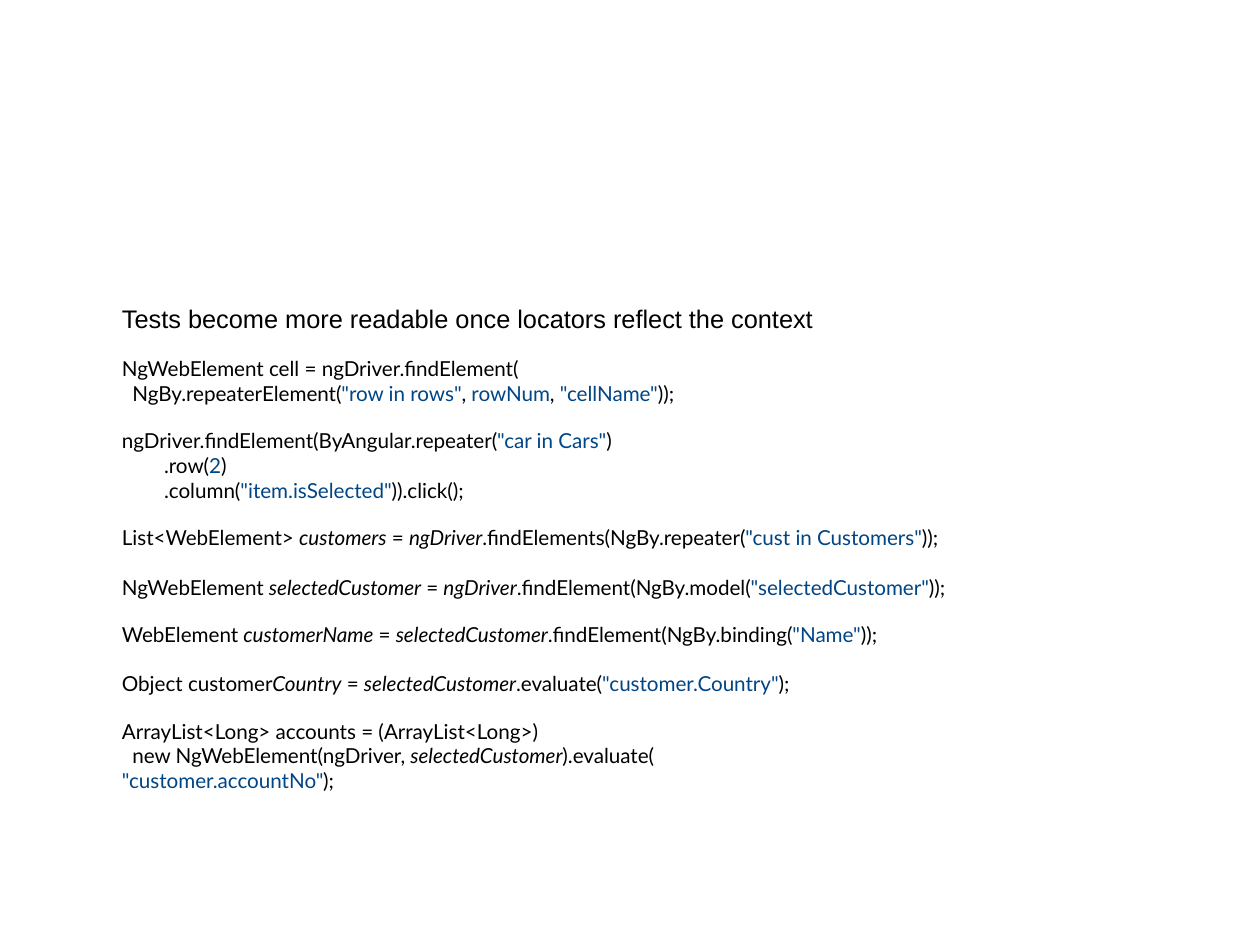
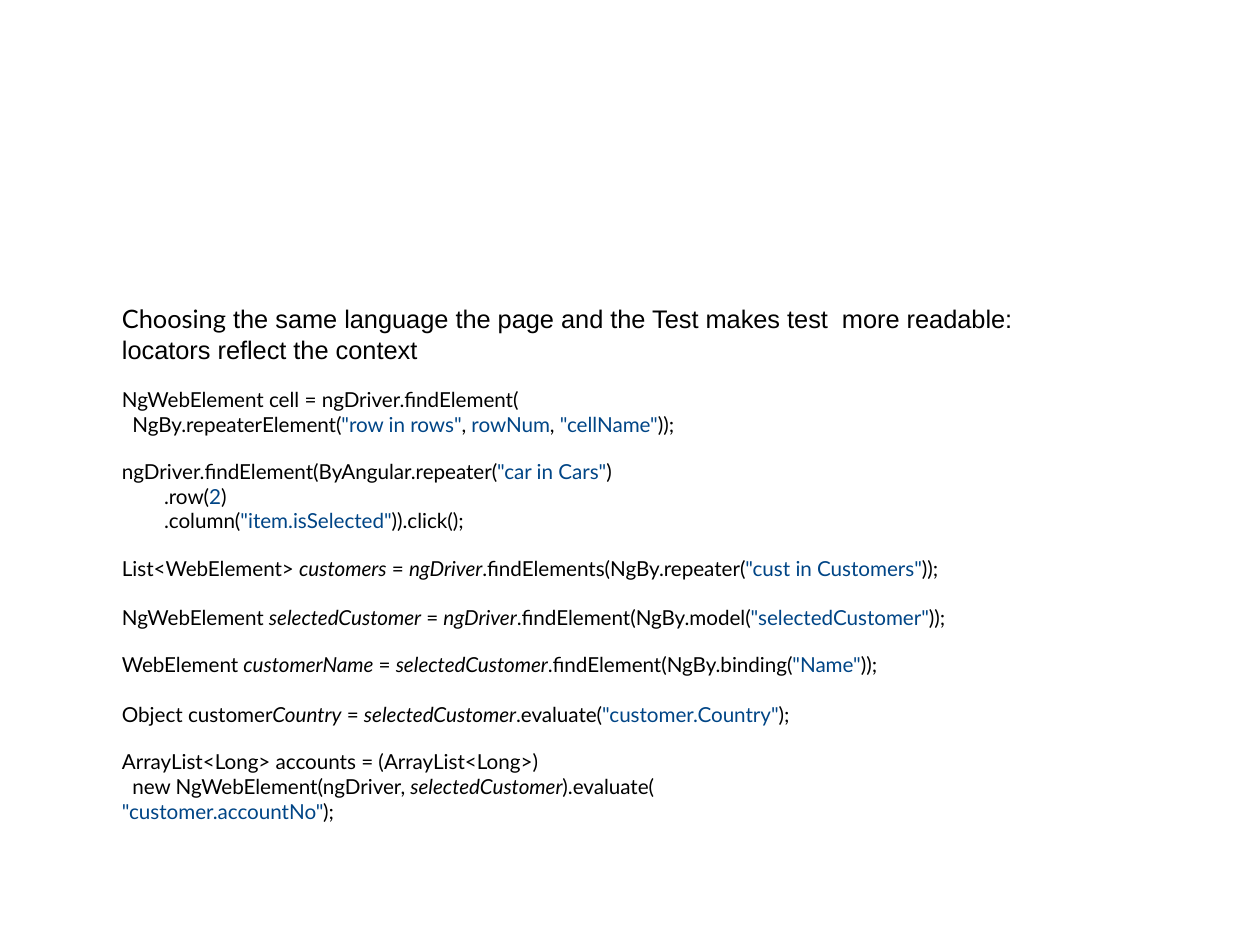
Before and after one commit to sergueik/selenium_java, a slide deck: slide 10 of protractor/jProtractor.odp. Drawn at 1260x945 pixels with LibreOffice and Linux fonts; fonts in the diff are those of the drawing; background and template pictures are left out. Boxes give left, top, right and bottom in pixels: in the first picture for what was removed or moved away, otherwise in the second. Text is boxed around its words. In the diff, an @@ line names an element or a change of style, - is before the commit and + after.

Commit message:
updated presentation

```diff
--- a/protractor/jProtractor.odp
+++ b/protractor/jProtractor.odp
@@ text at box(122, 309, 1013, 360): text changed @@
-Tests become more readable once locators reflect the context
+Choosing the same language the page and the Test makes test more readable: locators reflect the context
```
Also in this commit, not shown: 6 other slides changed, 1 other file.
